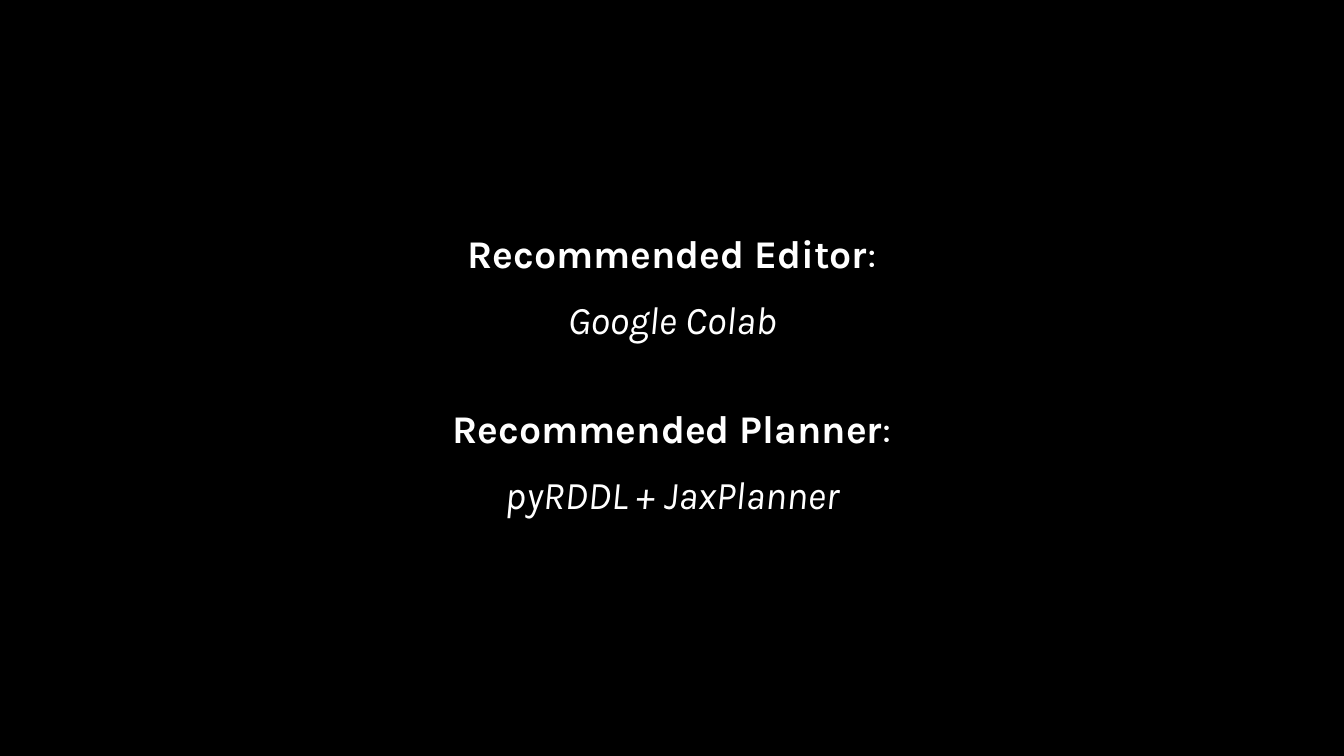
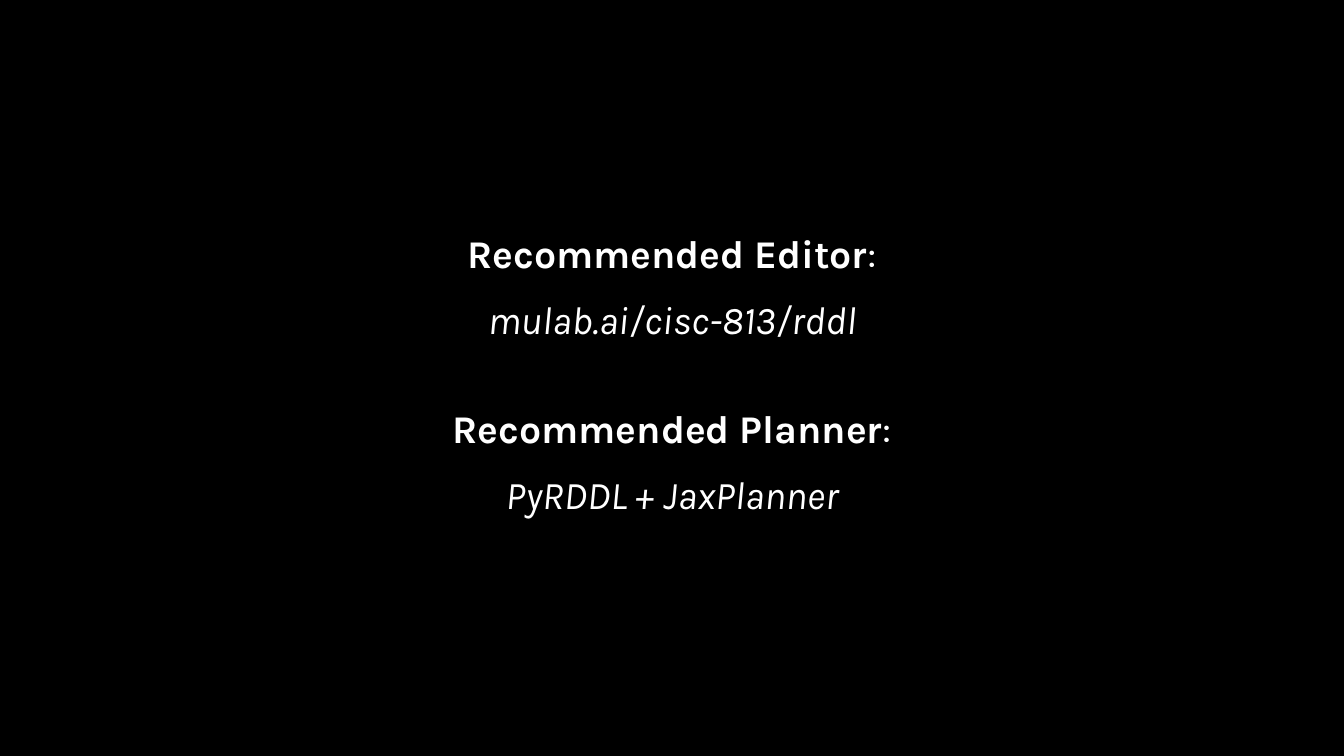
Before and after one commit to AI-Planning/modeling-in-pddl, a slide deck: slide 2 of exercises/cisc-813/rddl/slides.pptx. Drawn at 1344x756 pixels with LibreOffice and Linux fonts; fonts in the diff are those of the drawing. Boxes give left, top, right and bottom in pixels: in the first picture for what was removed or moved away, otherwise in the second. Text is boxed around its words. In the diff, an @@ line names an element or a change of style, - is before the commit and + after.

Commit message:
Updated rddl slides.

```diff
--- a/exercises/cisc-813/rddl/slides.pptx
+++ b/exercises/cisc-813/rddl/slides.pptx
@@ text at (488, 305, 856, 337): text changed @@
-Google Colab
+mulab.ai/cisc-813/rddl
@@ text at (506, 482, 838, 519): text changed @@
-pyRDDL + JaxPlanner
+PyRDDL + JaxPlanner
```
Also in this commit, not shown: 1 other slide changed, 1 slide removed.
